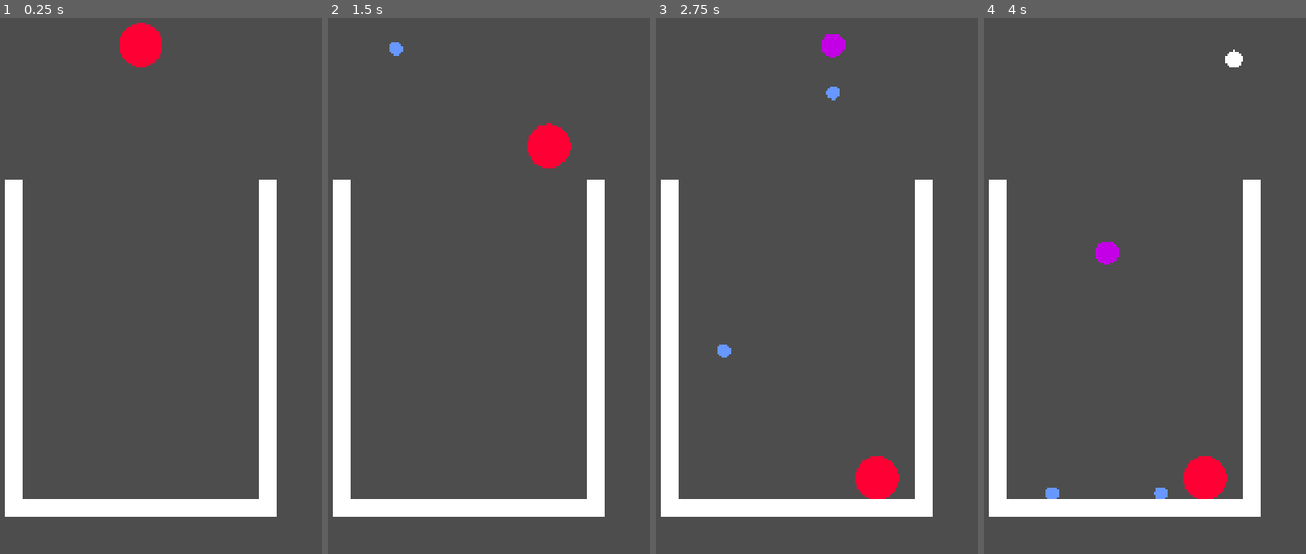
Above: before the commit, frames 1-4 (left to right).
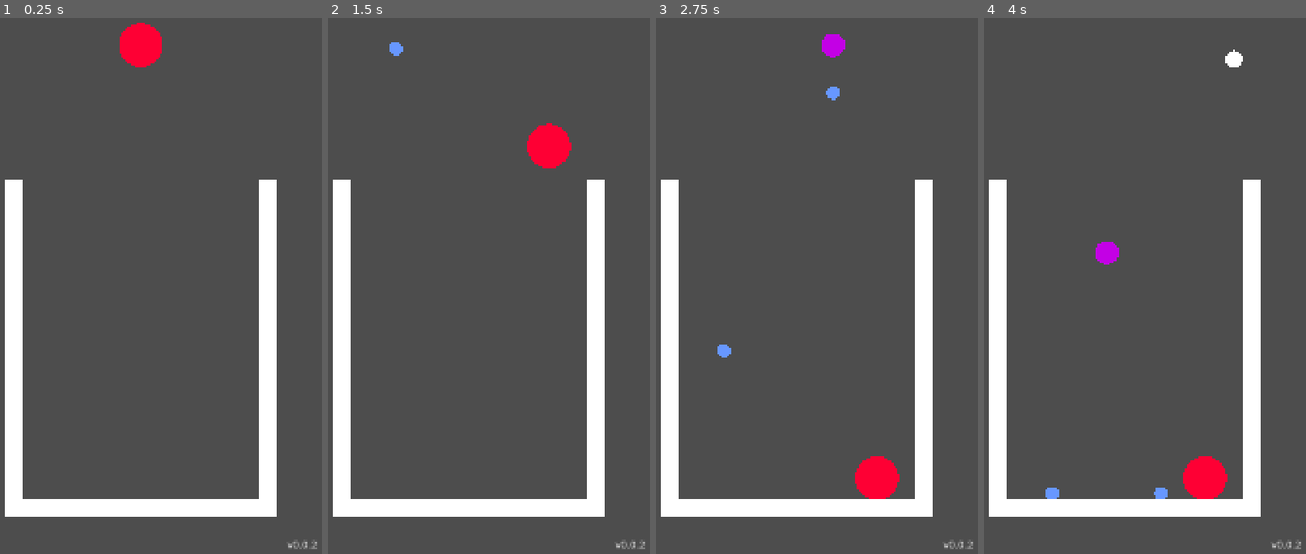
Above: after the commit, the same moments.

Repository: petrsek/Merge-Ball
Game: Godot game, scene res://scenes/endless_mode.tscn
The game is run twice, just before and just after one commit, with the same random seed, the same clock (stepped at 60 frames per second) and the same inputs.
Inputs (mouse positions are in pixels of both pictures, inside the frame that each line leads up to):
- Up to frame 1 (0.25 s): no input
- Up to frame 2 (1.5 s): tap Enter at 0.5 s; move the mouse to (550, 200) at 0.52 s; click (550, 200) at 0.67 s; drag from (395, 264) to (469, 168) at 1.27 s
- Up to frame 3 (2.75 s): move the mouse to (833, 93) at 2.02 s; click (833, 93) at 2.17 s
- Up to frame 4 (4 s): drag from (1106, 361) to (1016, 135) at 2.77 s; move the mouse to (1235, 328) at 3.52 s; click (1235, 328) at 3.67 s

The runs differ from the first frame. In frame 1, less than 0.1% of the frame differs, in the area x 89-99%, y 97-100%; in frame 2, less than 0.1%; in frame 3, less than 0.1%; in frame 4, less than 0.1%.

Commit message:
Added version display

Diff:
--- a/scenes/endless_mode.tscn
+++ b/scenes/endless_mode.tscn
@@ -9,6 +9,10 @@
 
 [sub_resource type="WorldBoundaryShape2D" id="WorldBoundaryShape2D_q2b0o"]
 
+[sub_resource type="LabelSettings" id="LabelSettings_ngx8f"]
+font_size = 32
+font_color = Color(0.7792914, 0.7792914, 0.7792913, 1)
+
 [sub_resource type="LabelSettings" id="LabelSettings_ci4il"]
 font_size = 256
 outline_size = 16
@@ -17,7 +21,7 @@
 [node name="GameController" type="Node2D" unique_id=1808142764 node_paths=PackedStringArray("game_over_timer", "game_over_label")]
 script = ExtResource("1_spjlh")
 game_over_timer = NodePath("GameOverTimer")
-game_over_label = NodePath("CenterContainer/Label")
+game_over_label = NodePath("MarginContainer/CenterContainer/GameOverLabel")
 
 [node name="Container" type="StaticBody2D" parent="." unique_id=1696462417]
 position = Vector2(540, 1800)
@@ -51,21 +55,36 @@
 [node name="CollisionShape2D" type="CollisionShape2D" parent="BottomBorder" unique_id=1950182699]
 shape = SubResource("WorldBoundaryShape2D_q2b0o")
 
-[node name="CenterContainer" type="CenterContainer" parent="." unique_id=506675669]
-z_index = 1
+[node name="GameOverTimer" type="Timer" parent="." unique_id=1555970210]
+wait_time = 5.0
+
+[node name="MarginContainer" type="MarginContainer" parent="." unique_id=807126287]
 offset_right = 1080.0
 offset_bottom = 1920.0
+theme_override_constants/margin_left = 16
+theme_override_constants/margin_top = 16
+theme_override_constants/margin_right = 16
+theme_override_constants/margin_bottom = 16
 
-[node name="Label" type="Label" parent="CenterContainer" unique_id=1776129501]
+[node name="VersionLabel" type="Label" parent="MarginContainer" unique_id=639543576]
+layout_mode = 2
+size_flags_vertical = 1
+text = "v0.0.2"
+label_settings = SubResource("LabelSettings_ngx8f")
+horizontal_alignment = 2
+vertical_alignment = 2
+
+[node name="CenterContainer" type="CenterContainer" parent="MarginContainer" unique_id=506675669]
+z_index = 1
+layout_mode = 2
+
+[node name="GameOverLabel" type="Label" parent="MarginContainer/CenterContainer" unique_id=1776129501]
 visible = false
 layout_mode = 2
 label_settings = SubResource("LabelSettings_ci4il")
 horizontal_alignment = 1
 vertical_alignment = 1
 
-[node name="GameOverTimer" type="Timer" parent="." unique_id=1555970210]
-wait_time = 5.0
-
 [connection signal="stop_countdown" from="Container/ContainerTopArea" to="." method="_on_container_top_area_stop_countdown"]
 [connection signal="timeout" from="Container/ContainerTopArea/TimerToCountdown" to="." method="_on_timer_to_countdown_timeout"]
 [connection signal="body_entered" from="BottomBorder" to="BottomBorder" method="_on_body_entered"]
